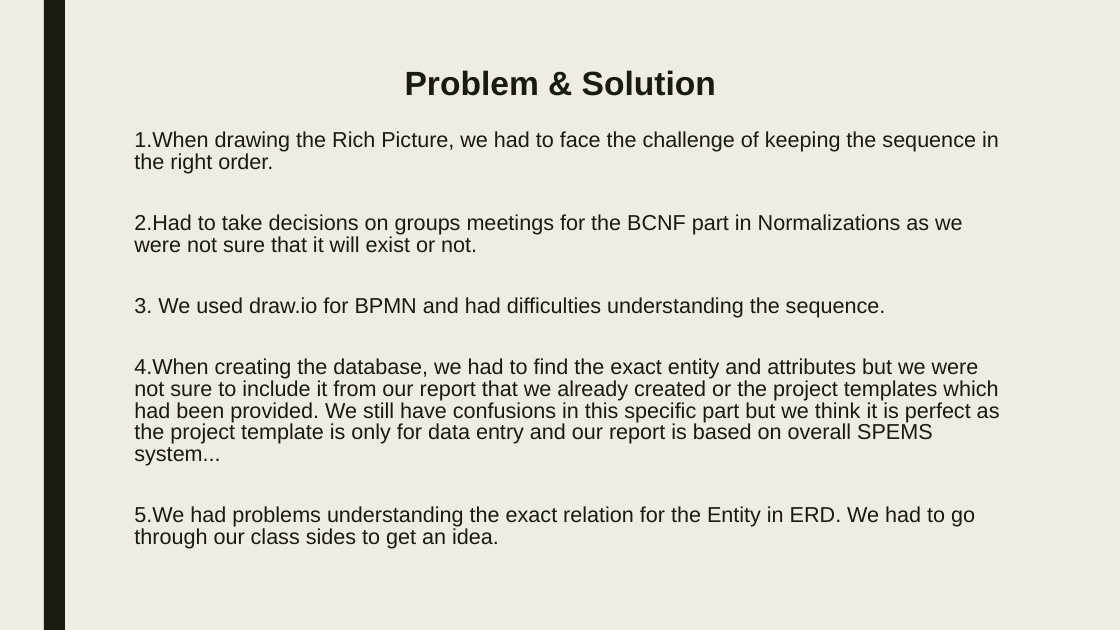
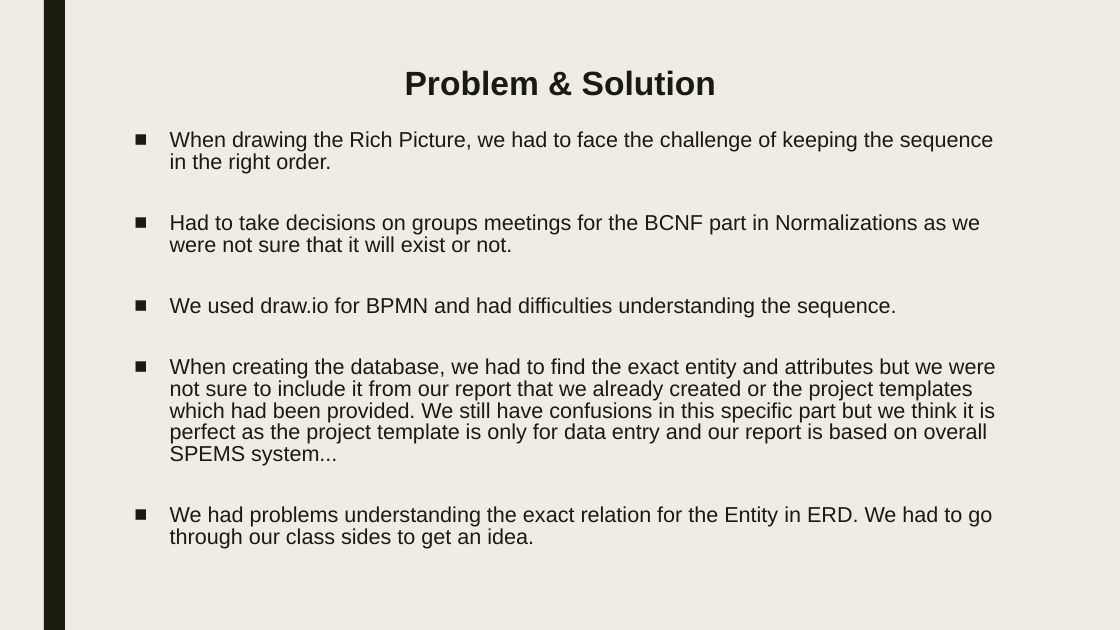
Before and after one commit to moon672/cse-303-1-spring-2021-group-3, a slide deck: slide 53 of Report/PRESENTATION/New Microsoft PowerPoint Presentation.pptx (slide 49 before the commit). Drawn at 1120x630 pixels with LibreOffice and Linux fonts; fonts in the diff are those of the drawing. Boxes give left, top, right and bottom in pixels: in the first picture for what was removed or moved away, otherwise in the second. Text is boxed around its words. In the diff, an @@ line names an element or a change of style, - is before the commit and + after.

Commit message:
Final presentation/final report

```diff
--- a/Report/PRESENTATION/New Microsoft PowerPoint Presentation.pptx
+++ b/Report/PRESENTATION/New Microsoft PowerPoint Presentation.pptx
@@ text at <box>170,131,996,549</box>: text changed @@
-1.When drawing the Rich Picture, we had to face the challenge of keeping the sequence in the right order.
-2.Had to take decisions on groups meetings for the BCNF part in Normalizations as we were not sure that it will exist or not.
-3. We used draw.io for BPMN and had difficulties understanding the sequence.
-4.When creating the database, we had to find the exact entity and attributes but we were not sure to include it from our report that we already created or the project templates which had been provided. We still have confusions in this specific part but we think it is perfect as the project template is only for data entry and our report is based on overall SPEMS system...
-5.We had problems understanding the exact relation for the Entity in ERD. We had to go through our class sides to get an idea.
+■ When drawing the Rich Picture, we had to face the challenge of keeping the sequence in the right order.
+■ Had to take decisions on groups meetings for the BCNF part in Normalizations as we were not sure that it will exist or not.
+■ We used draw.io for BPMN and had difficulties understanding the sequence.
+■ When creating the database, we had to find the exact entity and attributes but we were not sure to include it from our report that we already created or the project templates which had been provided. We still have confusions in this specific part but we think it is perfect as the project template is only for data entry and our report is based on overall SPEMS system...
+■ We had problems understanding the exact relation for the Entity in ERD. We had to go through our class sides to get an idea.
```
Also in this commit, not shown: 17 other slides changed, 9 slides added, 5 slides removed, 3 other files.
